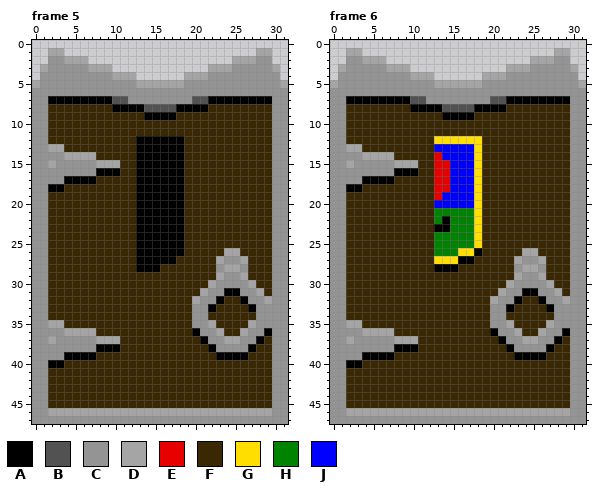
Pixel-art file, stored at assets/leveldoors.aseprite. That is the earlier state.
32x48 pixels, 6 frames. Shown: frame 5, frame 6.
Palette (. is transparent): A #000000  B #525252  C #949494  D #a5a5a5  E #e60000  F #3a2802  G #ffde00  H #008300  J #0000fe
The result:
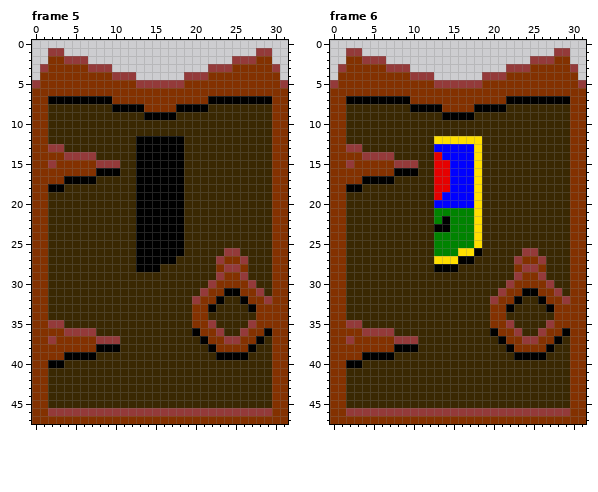
Author's note on the commit: level door updates
The edit:
colour C: #949494 -> #833100
colour D: #a5a5a5 -> #943a3a
Frame 5:
y 7: x 10..11 BB -> CC; x 20..21 BB -> CC
y 8: x 14..17 BBBB -> CCCC
Frame 6: the same change as frame 5
Pixel boxes of the changes (left, top, right, bottom) in both pictures:
changed: (32, 48, 288, 424)
changed: (330, 48, 586, 424)
